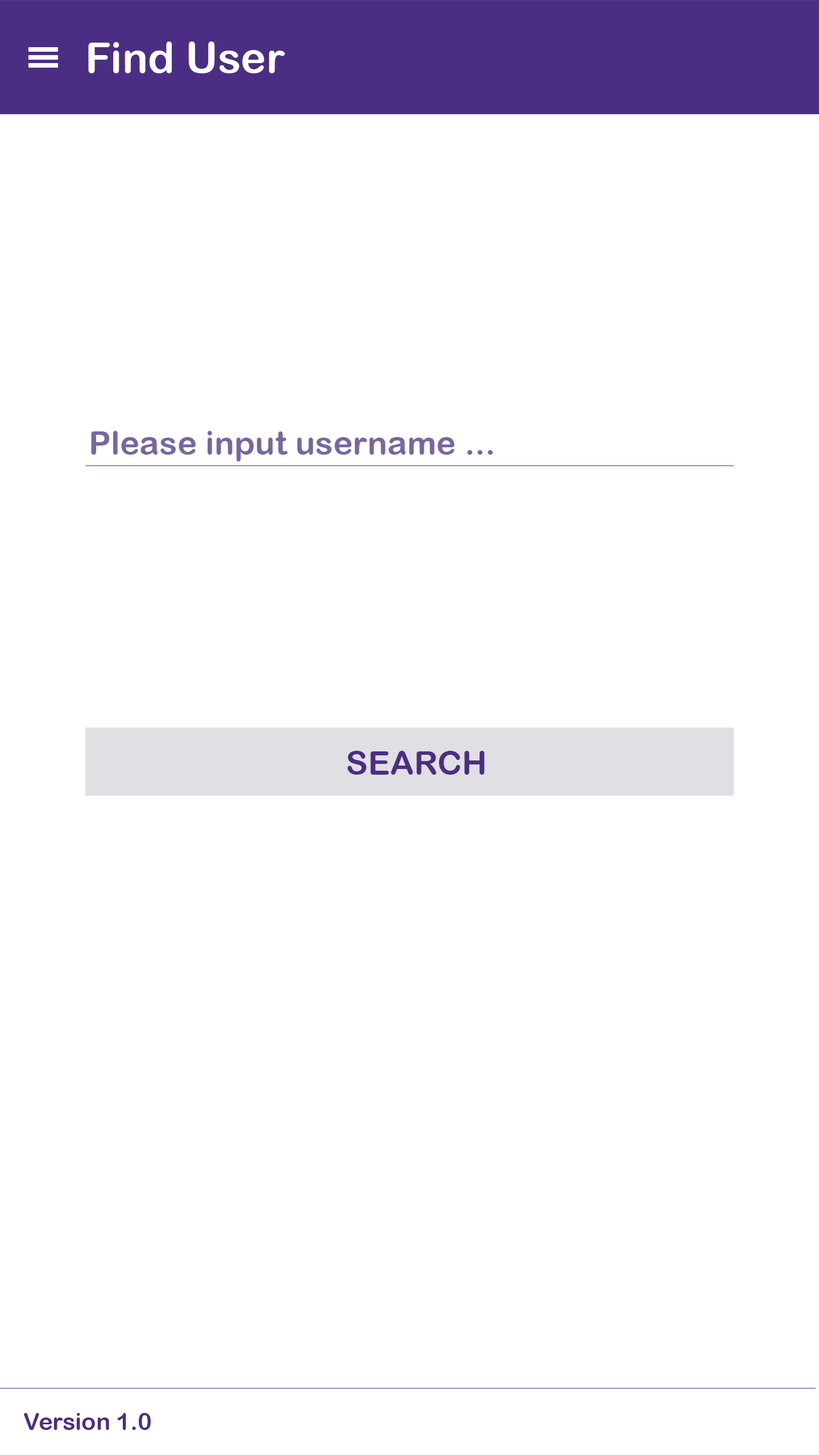
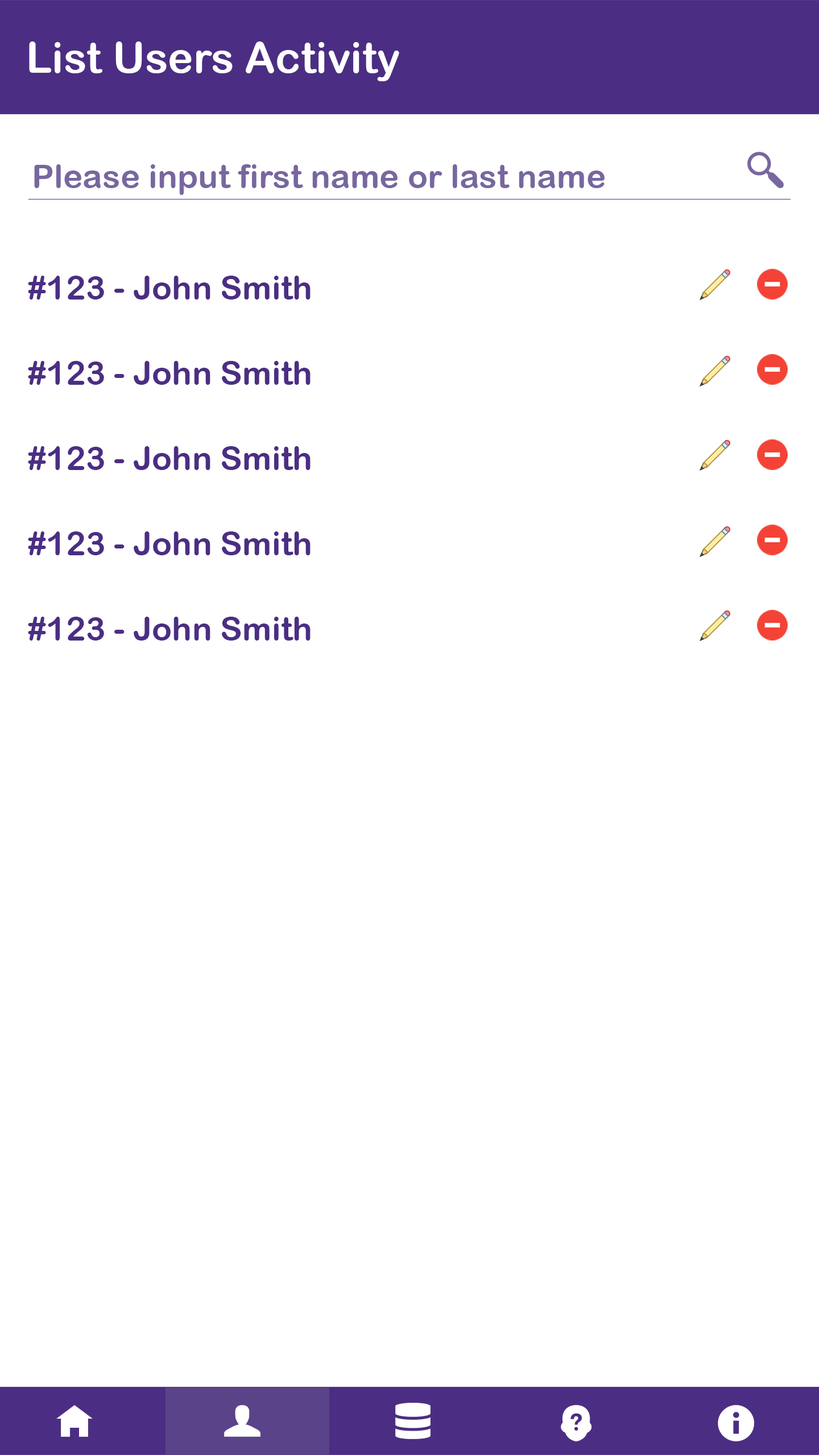
Layer changes from the first 819×1455 image to the second:
removed layer "SEARCH" over [347, 750, 485, 775]
removed layer "Login Button" over [85, 727, 734, 796]
removed group "Location" (2 layers) over [85, 430, 734, 467]
added layer "icons8-minus-48" (1st of 5) above "#123 - John Smith" over [756, 609, 788, 641]
added layer "#123 - John Smith" (1st of 5) above "icons8-minus-48" over [27, 616, 311, 641]
added layer "#123 - John Smith" (2nd of 5) above "icons8-minus-48" over [27, 531, 311, 556]
renamed "Please input username ..." to "#123 - John Smith", opacity 90% → 100%, moved it out of group "Location", painted on it over [27, 430, 493, 471]
removed layer "Version 1.0" over [23, 1413, 151, 1431]
added layer "#123 - John Smith" (4th of 5) above "icons8-edit-80 copy 3" over [27, 360, 311, 385]
added layer "#123 - John Smith" (5th of 5) above "Shape 2" over [27, 275, 311, 300]
moved "Shape 2" out of group "Location", painted on it over [28, 198, 791, 467]
added layer "Please input first name or last name" (90%) above "Menu" over [34, 164, 605, 195]
added group "Menu" with 7 layers above "Header" over [0, 1387, 819, 1455]
added layer "database-64" in group "Menu" over [395, 1403, 431, 1440]
added layer "user-64" in group "Menu" over [223, 1405, 261, 1438]
added layer "home-7-64" in group "Menu" over [56, 1405, 93, 1438]
added layer "decision-64" in group "Menu" over [560, 1405, 592, 1442]
added layer "info-64" in group "Menu" over [717, 1405, 754, 1442]
added layer "Layer 1 copy 2" in group "Menu" over [165, 1387, 330, 1455]
added layer "Layer 1 copy" in group "Menu" over [0, 1387, 819, 1455]
added group "Header" with 3 layers above "Background" over [28, 41, 784, 189]
moved "Layer 2" into group "Header", painted on it over [746, 151, 784, 189]
renamed "Find User" to "List Users Activity", moved it into group "Header", painted on it over [28, 41, 400, 82]
moved "Layer 1" into group "Header" over [28, 41, 400, 82]
…and 11 more changes (9 added, 2 removed)
